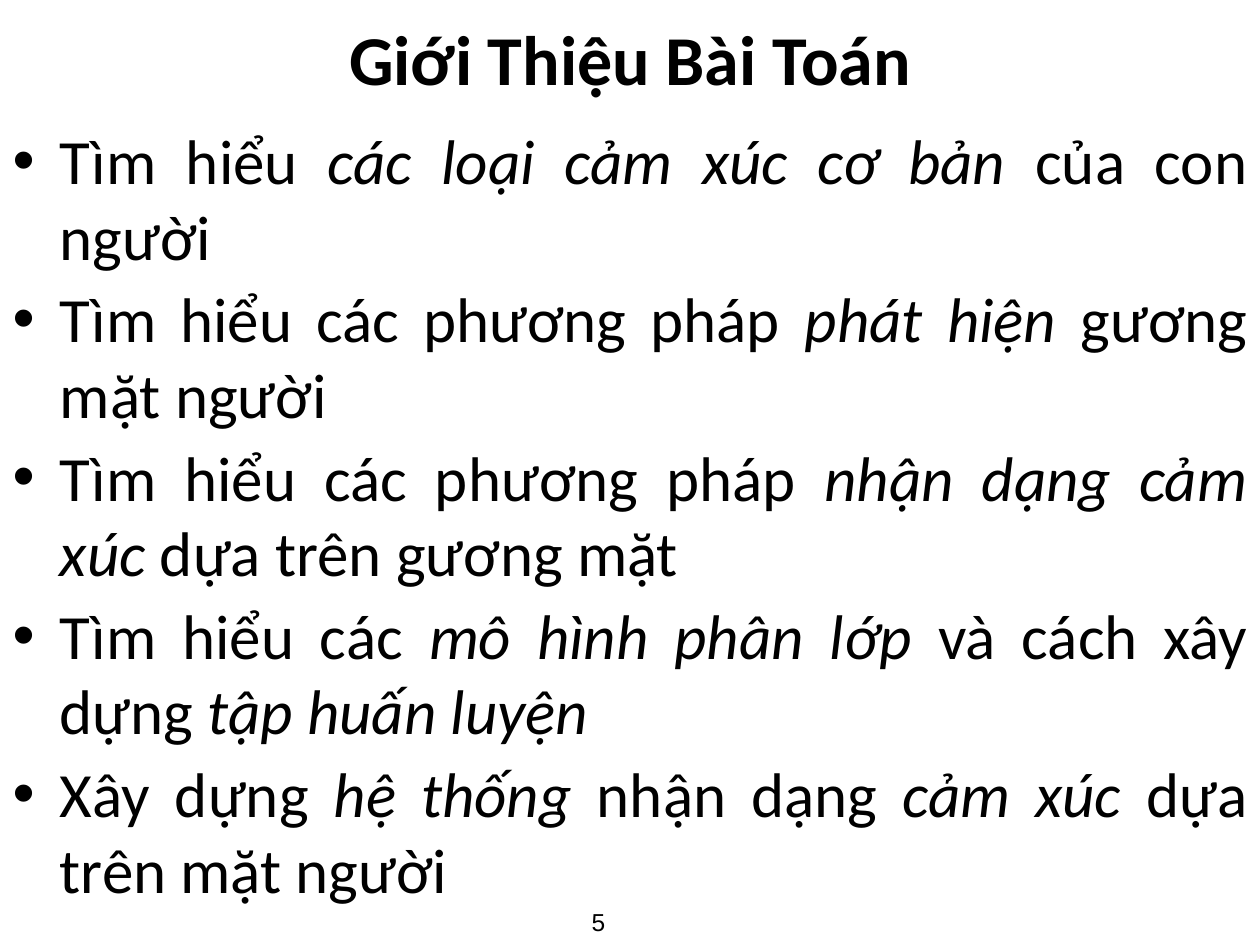
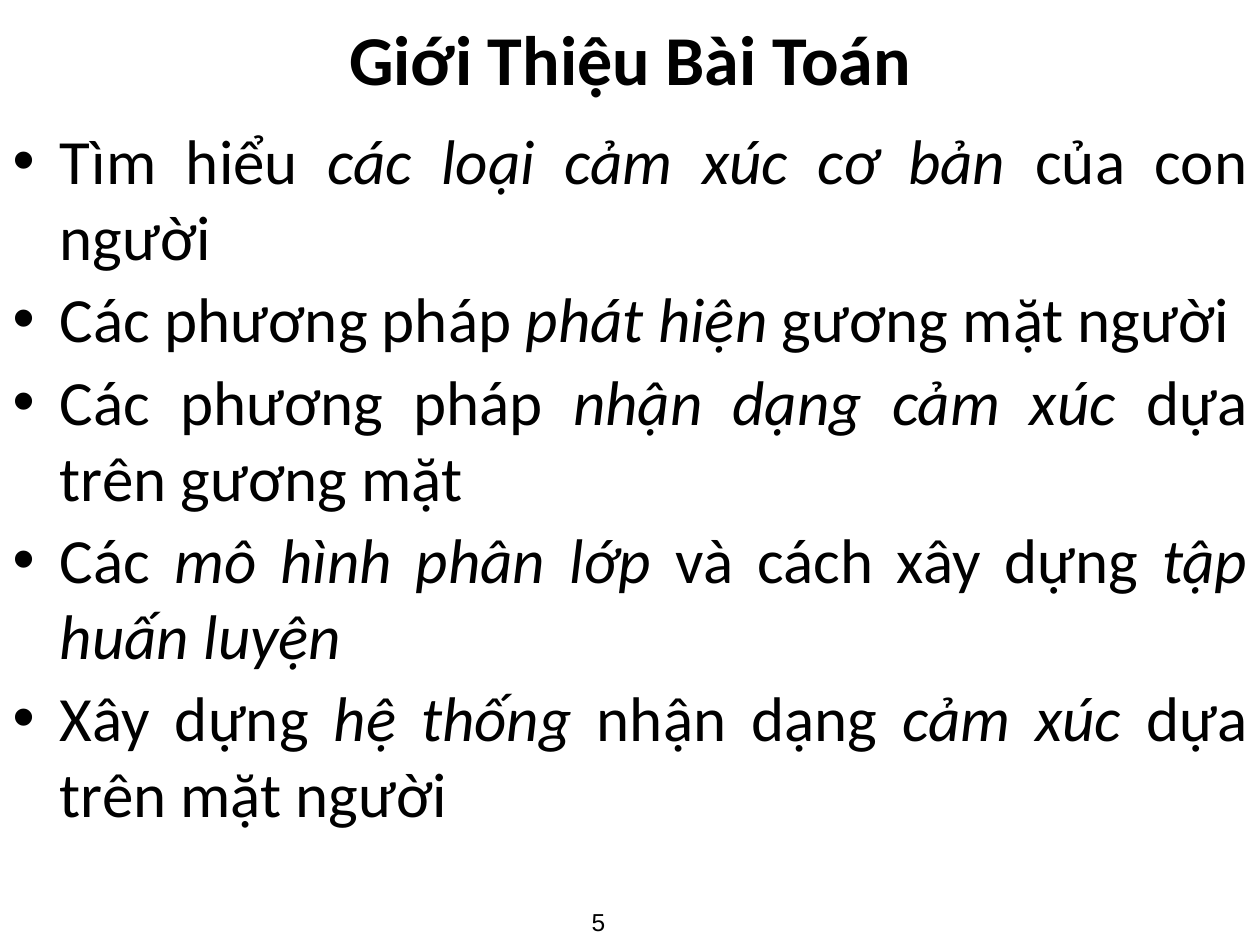
Before and after one commit to AMenMen/thesis_master, a slide deck: slide 5 of presentation.pptx. Drawn at 1260x945 pixels with LibreOffice and Linux fonts; fonts in the diff are those of the drawing. Boxes give left, top, right and bottom in pixels: in the first picture for what was removed or moved away, otherwise in the second. Text is boxed around its words. In the diff, an @@ line names an element or a change of style, - is before the commit and + after.

Commit message:
Commit presentation
New presentation

```diff
--- a/presentation.pptx
+++ b/presentation.pptx
@@ text at [60, 298, 1247, 670]: text changed @@
-• Tìm hiểu các phương pháp phát hiện gương mặt người
-• Tìm hiểu các phương pháp nhận dạng cảm xúc dựa trên gương mặt
-• Tìm hiểu các mô hình phân lớp và cách xây dựng tập huấn luyện
+• Các phương pháp phát hiện gương mặt người
+• Các phương pháp nhận dạng cảm xúc dựa trên gương mặt
+• Các mô hình phân lớp và cách xây dựng tập huấn luyện
```
Also in this commit, not shown: 2 other slides changed.
